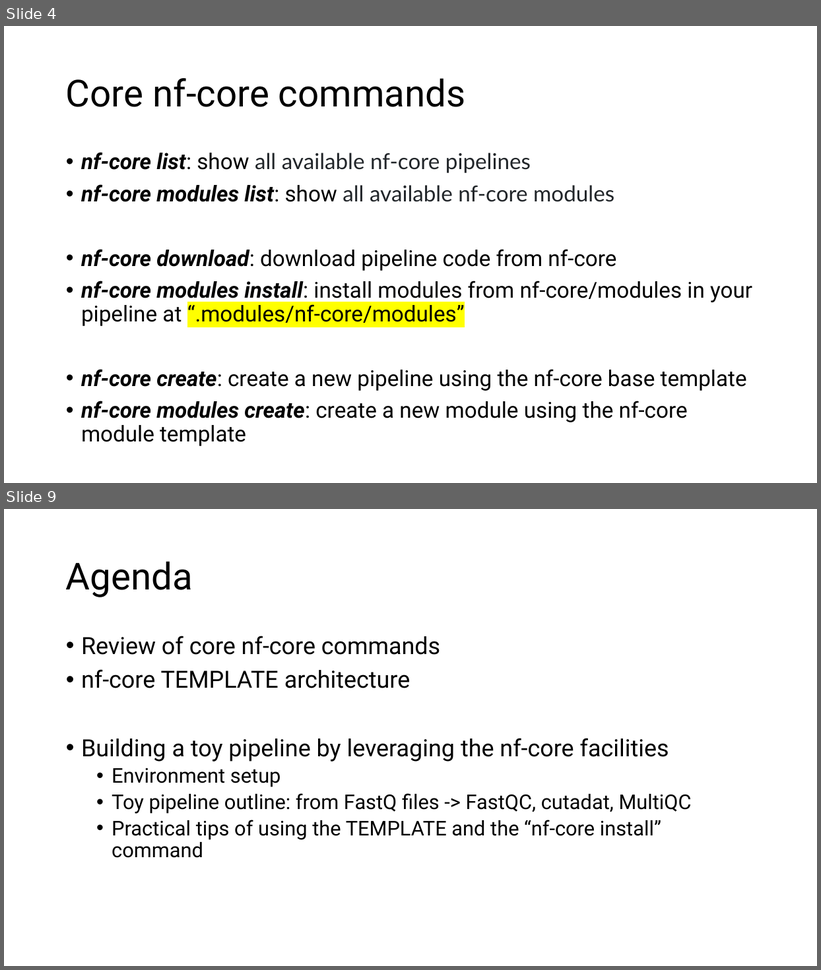
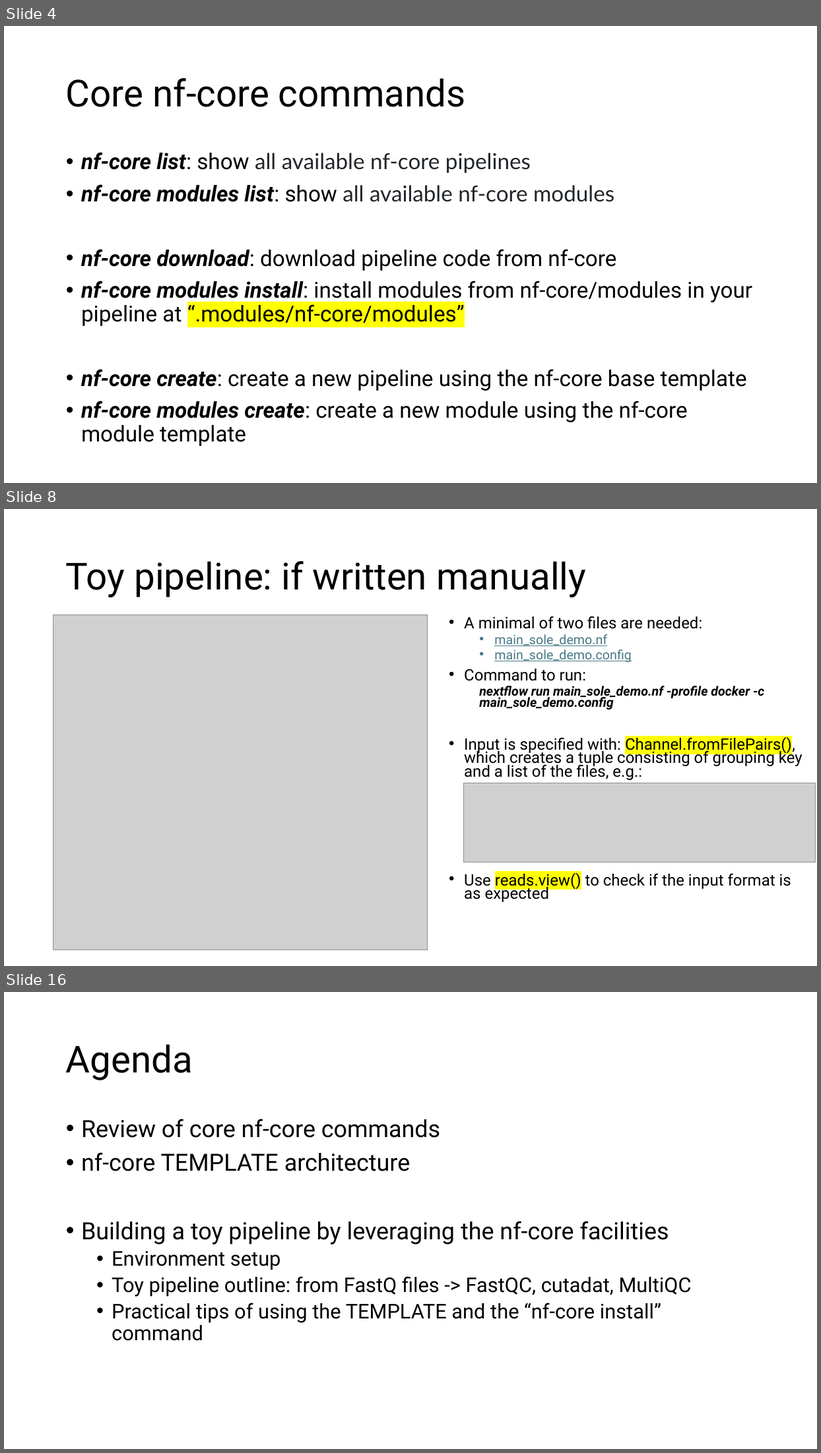
Before and after one commit to hukai916/nextflow_learn, a slide deck: nfcore_template.pptx. Shown one above the other, each under a label of ours: slides 4 and 9 before the commit, slides 4, 8 and 16 after it; the slides between them are not shown. The pictures are 821x970 and 821x1453 pixels, drawn with LibreOffice and Linux fonts; fonts in the diff are those of the drawing; grey boxes stand for pictures. Boxes give left, top, right and bottom in pixels: in the first picture for what was removed or moved away, otherwise in the second. Text is boxed around its words. In the diff, an @@ line names an element or a change of style, - is before the commit and + after.

```diff
--- a/nfcore_template.pptx
+++ b/nfcore_template.pptx
@@ slide 8 added at <box>4,509,817,966</box>, background #FFFFFF @@
@@ title added at <box>66,561,586,597</box>, 44 pt, text #000000 @@
+Toy pipeline: if written manually
@@ picture added at <box>54,615,428,951</box> @@
@@ text added at <box>464,616,803,903</box>, 18.7 pt, text #000000 @@
+• A minimal of two files are needed:
+  • main_sole_demo.nf
+  • main_sole_demo.config
+• Command to run:
+  nextflow run main_sole_demo.nf -profile docker -c main_sole_demo.config
+• Input is specified with: Channel.fromFilePairs(), which creates a tuple consisting of grouping key and a list of the files, e.g.:
+• Use reads.view() to check if the input format is as expected
@@ picture added at <box>464,784,815,863</box> @@
@@ what was slide 9 is now slide 16 @@
```
Also in this commit, not shown: 6 slides changed, 6 other slides added, 4 other files.
